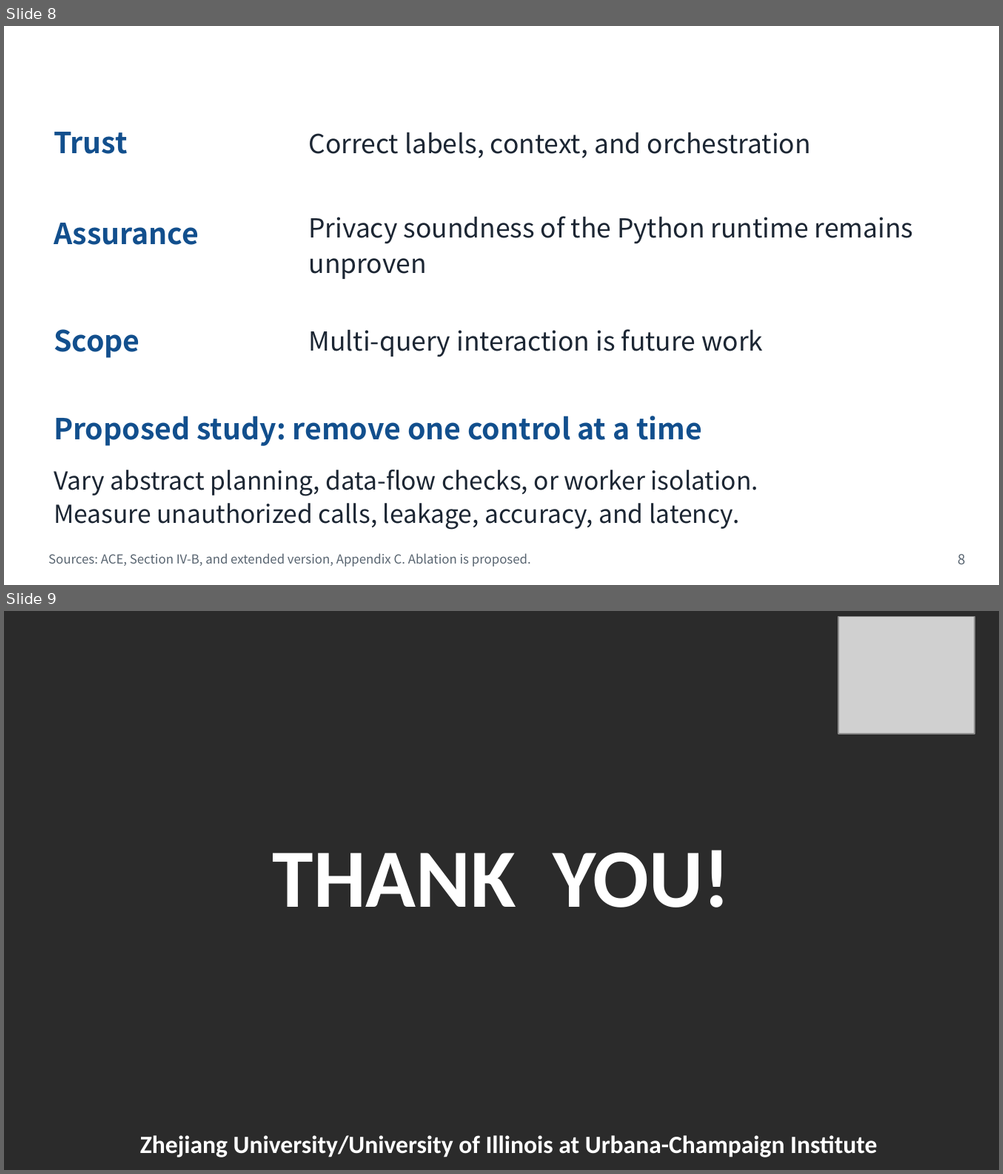
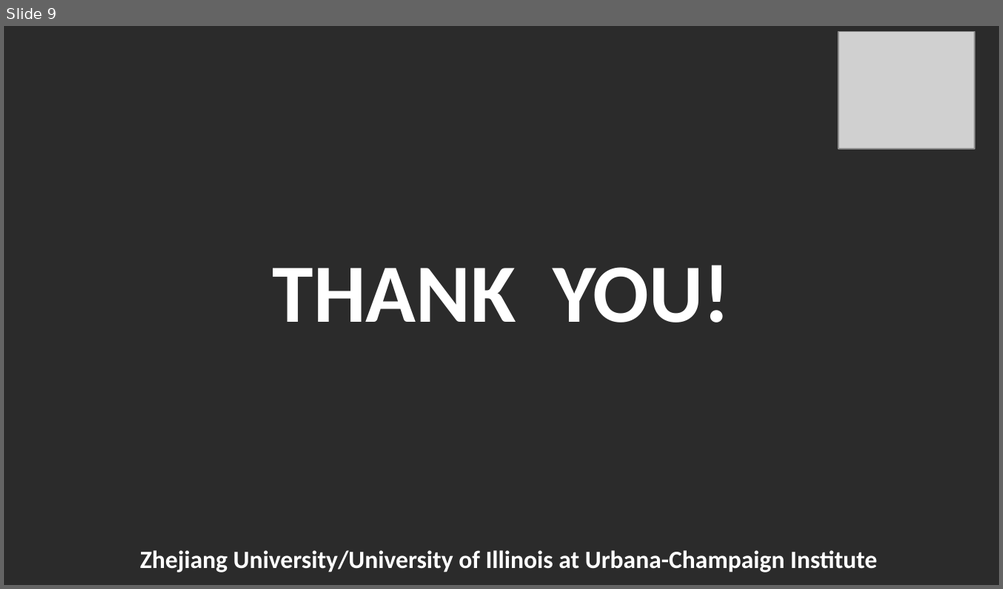
Before and after one commit to Novakru/ZJU-assignment-reports, a slide deck: submission/presentation.pptx. Shown one above the other, each under a label of ours: slides 8 and 9 before the commit, slide 9 after it. The pictures are 1003x1174 and 1003x589 pixels, drawn with LibreOffice and Linux fonts; fonts in the diff are those of the drawing; grey boxes stand for pictures; background and template pictures are left out; a plain dark background stands for a picture behind light text. Boxes give left, top, right and bottom in pixels: in the first picture for what was removed or moved away, otherwise in the second. Text is boxed around its words. In the diff, an @@ line names an element or a change of style, - is before the commit and + after.

```diff
--- a/submission/presentation.pptx
+++ b/submission/presentation.pptx
@@ slide 8 removed at bbox=[4, 26, 999, 585], background #FFFFFF @@
@@ text removed at bbox=[36, 30, 782, 69] @@
-Limitations and Follow-Up
@@ text removed at bbox=[911, 28, 976, 66] @@
-ZJUI
@@ text removed at bbox=[54, 132, 128, 154] @@
-Trust
@@ text removed at bbox=[309, 132, 811, 158] @@
-Correct labels, context, and orchestration
@@ text removed at bbox=[54, 223, 199, 245] @@
-Assurance
@@ text removed at bbox=[309, 216, 913, 279] @@
-Privacy soundness of the Python runtime remains unproven
@@ text removed at bbox=[54, 329, 140, 358] @@
-Scope
@@ text removed at bbox=[309, 329, 762, 358] @@
-Multi-query interaction is future work
@@ text removed at bbox=[54, 416, 702, 446] @@
-Proposed study: remove one control at a time
@@ text removed at bbox=[54, 470, 758, 530] @@
-Vary abstract planning, data-flow checks, or worker isolation.
-Measure unauthorized calls, leakage, accuracy, and latency.
@@ text removed at bbox=[48, 554, 531, 567] @@
-Sources: ACE, Section IV-B, and extended version, Appendix C. Ablation is proposed.
@@ text removed at bbox=[958, 554, 965, 565] @@
-8
```
Also in this commit, not shown: 1 slide changed, 9 slides added, 8 other slides removed, 22 other files.
